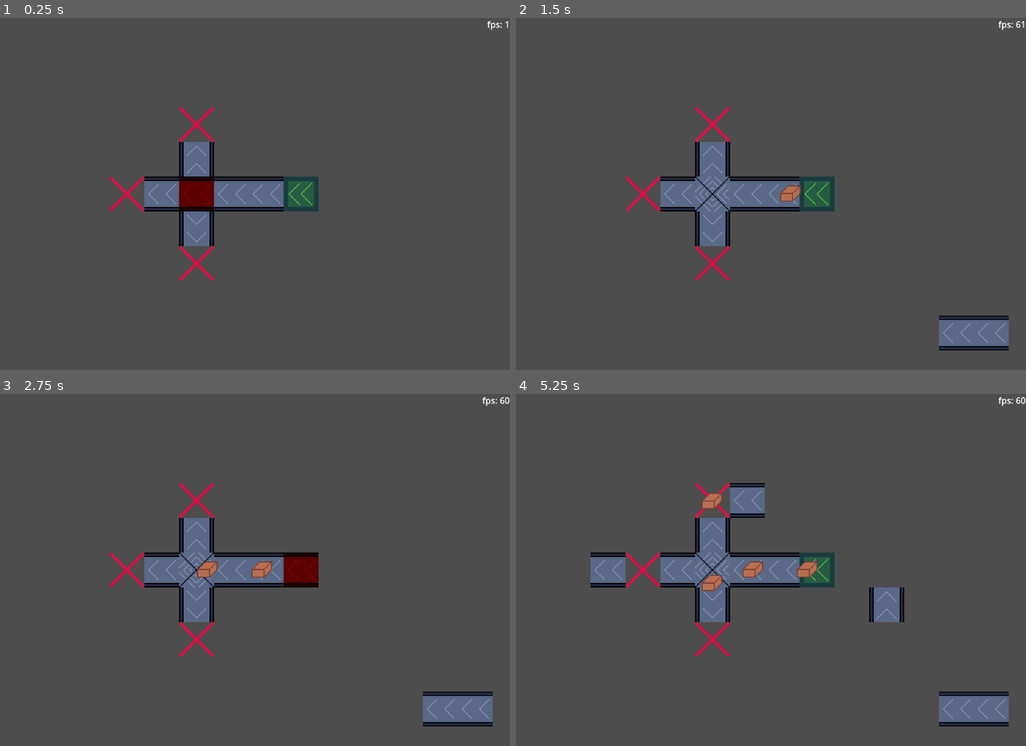
Above: before the commit, frames 1-4 (two rows, left to right).
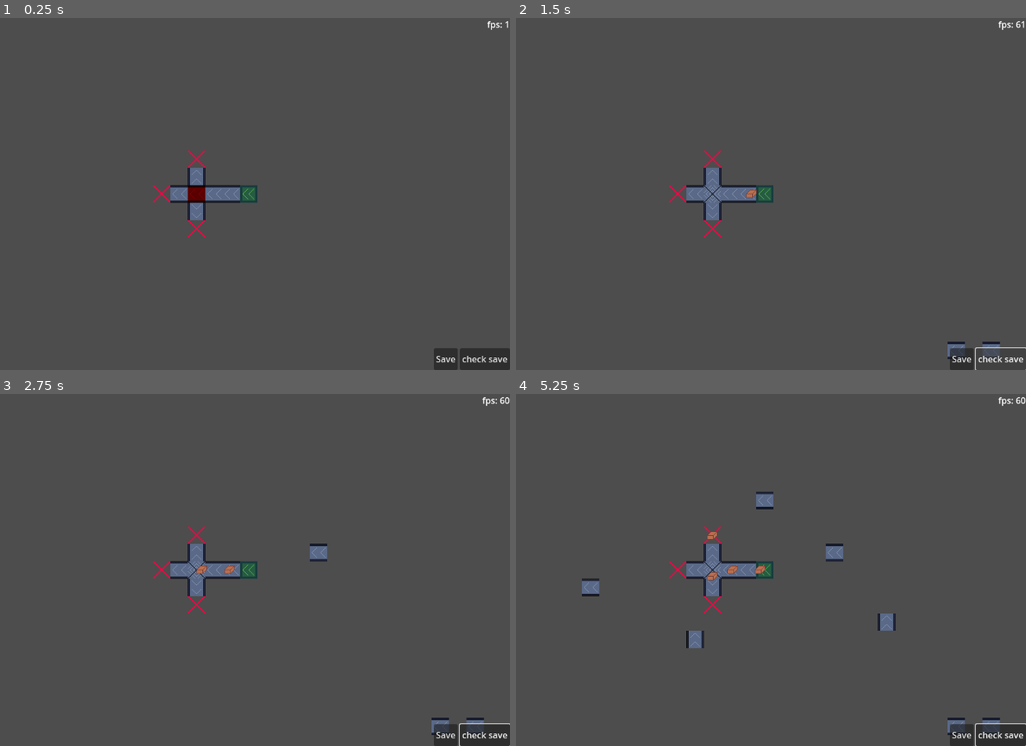
Above: after the commit, the same moments.

Repository: ConstellationSloth/BeltTutorial
Game: Godot game, scene res://main.tscn
Two runs of this game, one before a commit and one after it. Both use one fixed random seed, a clock stepped at 60 frames per second and the inputs below.
Inputs (mouse positions are in pixels of both pictures, inside the frame that each line leads up to):
- Up to frame 1 (0.25 s): no input
- Up to frame 2 (1.5 s): click (959, 359) at 0.5 s, where only the run after the commit has a clickable "Save"; click (1000, 359) at 1.25 s, where only the run after the commit has a clickable "check save"
- Up to frame 3 (2.75 s): move the mouse to (336, 552) at 2.02 s; press the mouse at (336, 552) at 2.03 s
- Up to frame 4 (5.25 s): move the mouse to (587, 587) at 2.77 s; release the mouse at (587, 587) at 2.78 s; click (587, 587) at 2.85 s; move the mouse to (776, 492) at 3.52 s; press the mouse at (776, 492) at 3.53 s; tap R (rotate) at 3.6 s; move the mouse to (679, 640) at 4.27 s; release the mouse at (679, 640) at 4.28 s; click (679, 640) at 4.35 s; move the mouse to (898, 622) at 5.02 s; press the mouse at (898, 622) at 5.03 s

The runs differ from the first frame. In frame 1, 5.6% of the frame differs, in the area x 21-100%, y 25-100%; in frame 2, 6.2%; in frame 3, 6.8%; in frame 4, 9.3%, in the area x 12-100%, y 25-100%.

Commit message:
save and load conveyor information

Diff:
--- a/Building/buildable_conveyor.gd
+++ b/Building/buildable_conveyor.gd
@@ -27,6 +27,7 @@
 	var directions: Array[Enums.Direction] = [to_direction]
 	belt.directions = directions
 	belt.global_position = location
+	# do something different to control where it gets added
 	get_tree().current_scene.add_child(belt)
 
 func _on_from_direction_controller_direction_changed():
--- a/Conveyors/Components/Detectors/conveyor_detectors.gd
+++ b/Conveyors/Components/Detectors/conveyor_detectors.gd
@@ -12,7 +12,7 @@
 func _ready() -> void:
 	establish_detectors()
 
-func set_directions(new_directions: Array[Enums.Direction]) -> void:
+func set_directions(new_directions) -> void:
 	for child in get_children():
 		child.queue_free()
 	directions = new_directions
--- a/Conveyors/belt.gd
+++ b/Conveyors/belt.gd
@@ -4,6 +4,23 @@
 @export var directions : Array[Enums.Direction] = []
 @onready var from_controller : FromDirectionController = $FromDirectionController
 @onready var sprite = $ConveyorSpriteController
+
+func get_save_data():
+	var data = {}
+	data["path"] = "res://Conveyors/belt.tscn"
+	data["directions"] = directions
+	data["global_position"] = {"x": global_position.x, "y": global_position.y}
+	# get the data for the conveyor inventory
+	return data
+
+func load_from_save_data(save_data):
+	var gp_obj = save_data["global_position"]
+	global_position = Vector2(gp_obj["x"], gp_obj["y"])
+	#do something with conveyor inventory
+	var new_directions: Array[Enums.Direction] = []
+	for direction in save_data["directions"]:
+		new_directions.append(direction as Enums.Direction)
+	update_to_direction(new_directions)
 
 func determine_from_direction():
 	from_direction = from_controller.get_from_direction(to_direction)
@@ -15,7 +32,7 @@
 	BuildingCoordinator.add_building(global_position, self)
 	$DirectionController.set_directions(directions)
 
-func update_to_direction(to_directions: Array[Enums.Direction]):
+func update_to_direction(to_directions):
 	to_direction = to_directions[0]
 	determine_from_direction()
 	set_direction()
--- a/Conveyors/generator.gd
+++ b/Conveyors/generator.gd
@@ -3,6 +3,24 @@
 @onready var box_path = preload("res://box.tscn")
 @onready var timer: Timer = $Timer
 @export var directions : Array[Enums.Direction] = []
+
+func get_save_data():
+	var data = {}
+	data["path"] = "res://Conveyors/generator.tscn"
+	data["directions"] = directions
+	data["global_position"] = {"x": global_position.x, "y": global_position.y}
+	# get the data for the conveyor inventory
+	return data
+
+func load_from_save_data(save_data):
+	var gp_obj = save_data["global_position"]
+	global_position = Vector2(gp_obj["x"], gp_obj["y"])
+	#do something with conveyor inventory
+	var new_directions: Array[Enums.Direction] = []
+	for direction in save_data["directions"]:
+		new_directions.append(direction as Enums.Direction)
+	directions = new_directions
+	$DirectionController.set_directions(directions)
 
 func _ready():
 	BuildingCoordinator.add_building(global_position, self)
--- a/Conveyors/splitter.gd
+++ b/Conveyors/splitter.gd
@@ -3,6 +3,23 @@
 var from_direction: Enums.Direction = Enums.Direction.Right
 @export var directions : Array[Enums.Direction] = []
 @onready var sprite = $Sprite2D
+
+func get_save_data():
+	var data = {}
+	data["path"] = "res://Conveyors/splitter.tscn"
+	data["directions"] = directions
+	data["global_position"] = {"x": global_position.x, "y": global_position.y}
+	# get the data for the conveyor inventory
+	return data
+
+func load_from_save_data(save_data):
+	var gp_obj = save_data["global_position"]
+	global_position = Vector2(gp_obj["x"], gp_obj["y"])
+	#do something with conveyor inventory
+	var new_directions: Array[Enums.Direction] = []
+	for direction in save_data["directions"]:
+		new_directions.append(direction as Enums.Direction)
+	update_to_direction(new_directions)
 
 func determine_from_direction():
 	for direction in Enums.Direction.values():
--- a/Conveyors/trash.gd
+++ b/Conveyors/trash.gd
@@ -1,5 +1,14 @@
 extends Node2D
 
+func get_save_data():
+	var data = {}
+	data["path"] = "res://Conveyors/trash.tscn"
+	data["global_position"] = {"x": global_position.x, "y": global_position.y}
+	return data
+
+func load_from_save_data(save_data):
+	var gp_obj = save_data["global_position"]
+	global_position = Vector2(gp_obj["x"], gp_obj["y"])
 func _ready():
 	BuildingCoordinator.add_building(global_position,self)
 
--- /dev/null
+++ b/SaveContainer.gd
@@ -0,0 +1,28 @@
+extends Node2D
+
+@export var save_scene = ""
+# Called when the node enters the scene tree for the first time.
+func _ready():
+	pass # Replace with function body.
+
+func load_from_save_data(save_data):
+	var nodes = save_data["nodes"]
+
+	for node in nodes:
+		var loaded_scene = load(node["path"])
+		var scene = loaded_scene.instantiate()
+		add_child(scene)
+		scene.load_from_save_data(node)
+
+
+func get_save_data():
+	var data = {}
+	var nodes = []
+	for child in get_children():
+		nodes.append(child.get_save_data())
+	data["nodes"] = nodes
+	return data
+
+# Called every frame. 'delta' is the elapsed time since the previous frame.
+func _process(delta):
+	pass
--- /dev/null
+++ b/main.gd
@@ -0,0 +1,34 @@
+extends Node2D
+
+var save_path = "user://data.save"
+
+func _ready():
+	load_save_data()
+	pass
+
+func save():
+	var file = FileAccess.open(save_path, FileAccess.WRITE)
+	var save_data = $SavedNodes.get_save_data()
+	file.store_string(JSON.stringify(save_data))
+
+func load_save_data():
+	if FileAccess.file_exists(save_path):
+		print("loading save data")
+		var file = FileAccess.open(save_path, FileAccess.READ)
+		var save_data = JSON.parse_string(file.get_as_text())
+		$SavedNodes.load_from_save_data(save_data)
+	else:
+		print("there was no save data to load")
+
+
+func _on_save_pressed():
+	save()
+
+func _on_check_pressed():
+	if FileAccess.file_exists(save_path):
+		var file = FileAccess.open(save_path, FileAccess.READ)
+		var save_data = JSON.parse_string(file.get_as_text())
+		print("checking save data")
+		print(JSON.stringify(save_data))
+	else:
+		print("no save data")
--- a/main.tscn
+++ b/main.tscn
@@ -1,5 +1,7 @@
-[gd_scene load_steps=7 format=3 uid="uid://8dlloctnnjru"]
+[gd_scene load_steps=9 format=3 uid="uid://8dlloctnnjru"]
 
+[ext_resource type="Script" path="res://main.gd" id="1_xrd2r"]
+[ext_resource type="Script" path="res://SaveContainer.gd" id="3_fc4kj"]
 [ext_resource type="PackedScene" uid="uid://2sdi7rhr14fh" path="res://Conveyors/generator.tscn" id="5_1a0pq"]
 [ext_resource type="PackedScene" uid="uid://d3r5ri72l82h6" path="res://Conveyors/trash.tscn" id="5_1poeg"]
 [ext_resource type="Script" path="res://Label.gd" id="5_lplos"]
@@ -9,13 +11,13 @@
 
 [node name="Main" type="Node2D"]
 texture_filter = 1
+script = ExtResource("1_xrd2r")
 
 [node name="Camera2D" type="Camera2D" parent="."]
-zoom = Vector2(2, 2)
 
 [node name="CanvasLayer" type="CanvasLayer" parent="."]
 
-[node name="Label" type="Label" parent="CanvasLayer"]
+[node name="fpsCount" type="Label" parent="CanvasLayer"]
 anchors_preset = 1
 anchor_left = 1.0
 anchor_right = 1.0
@@ -24,36 +26,61 @@
 grow_horizontal = 0
 script = ExtResource("5_lplos")
 
-[node name="Belt" parent="." instance=ExtResource("7_mtc1u")]
+[node name="HBoxContainer" type="HBoxContainer" parent="CanvasLayer"]
+anchors_preset = 3
+anchor_left = 1.0
+anchor_top = 1.0
+anchor_right = 1.0
+anchor_bottom = 1.0
+offset_left = -56.0
+offset_top = -40.0
+grow_horizontal = 0
+grow_vertical = 0
+
+[node name="Save" type="Button" parent="CanvasLayer/HBoxContainer"]
+layout_mode = 2
+text = "Save"
+
+[node name="Check" type="Button" parent="CanvasLayer/HBoxContainer"]
+layout_mode = 2
+text = "check save"
+
+[node name="SavedNodes" type="Node2D" parent="."]
+script = ExtResource("3_fc4kj")
+
+[node name="Belt" parent="SavedNodes" instance=ExtResource("7_mtc1u")]
 position = Vector2(64, 0)
 
-[node name="Belt2" parent="." instance=ExtResource("7_mtc1u")]
+[node name="Belt2" parent="SavedNodes" instance=ExtResource("7_mtc1u")]
 position = Vector2(32, 0)
 
-[node name="Belt3" parent="." instance=ExtResource("7_mtc1u")]
+[node name="Belt3" parent="SavedNodes" instance=ExtResource("7_mtc1u")]
 position = Vector2(0, 32)
 directions = Array[int]([3])
 
-[node name="Belt5" parent="." instance=ExtResource("7_mtc1u")]
+[node name="Belt5" parent="SavedNodes" instance=ExtResource("7_mtc1u")]
 position = Vector2(-32, 0)
 
-[node name="Belt4" parent="." instance=ExtResource("7_mtc1u")]
+[node name="Belt4" parent="SavedNodes" instance=ExtResource("7_mtc1u")]
 position = Vector2(0, -32)
 directions = Array[int]([1])
 
-[node name="Generator" parent="." instance=ExtResource("5_1a0pq")]
+[node name="Splitter" parent="SavedNodes" instance=ExtResource("5_yy37v")]
+directions = Array[int]([0, 1, 3])
+
+[node name="Generator" parent="SavedNodes" instance=ExtResource("5_1a0pq")]
 position = Vector2(96, 0)
 
-[node name="Splitter" parent="." instance=ExtResource("5_yy37v")]
-directions = Array[int]([0, 1, 3])
-
-[node name="Trash" parent="." instance=ExtResource("5_1poeg")]
+[node name="Trash" parent="SavedNodes" instance=ExtResource("5_1poeg")]
 position = Vector2(0, 64)
 
-[node name="Trash2" parent="." instance=ExtResource("5_1poeg")]
+[node name="Trash2" parent="SavedNodes" instance=ExtResource("5_1poeg")]
 position = Vector2(0, -64)
 
-[node name="Trash3" parent="." instance=ExtResource("5_1poeg")]
+[node name="Trash3" parent="SavedNodes" instance=ExtResource("5_1poeg")]
 position = Vector2(-64, 0)
 
 [node name="Builder" parent="." instance=ExtResource("6_sj645")]
+
+[connection signal="pressed" from="CanvasLayer/HBoxContainer/Save" to="." method="_on_save_pressed"]
+[connection signal="pressed" from="CanvasLayer/HBoxContainer/Check" to="." method="_on_check_pressed"]
